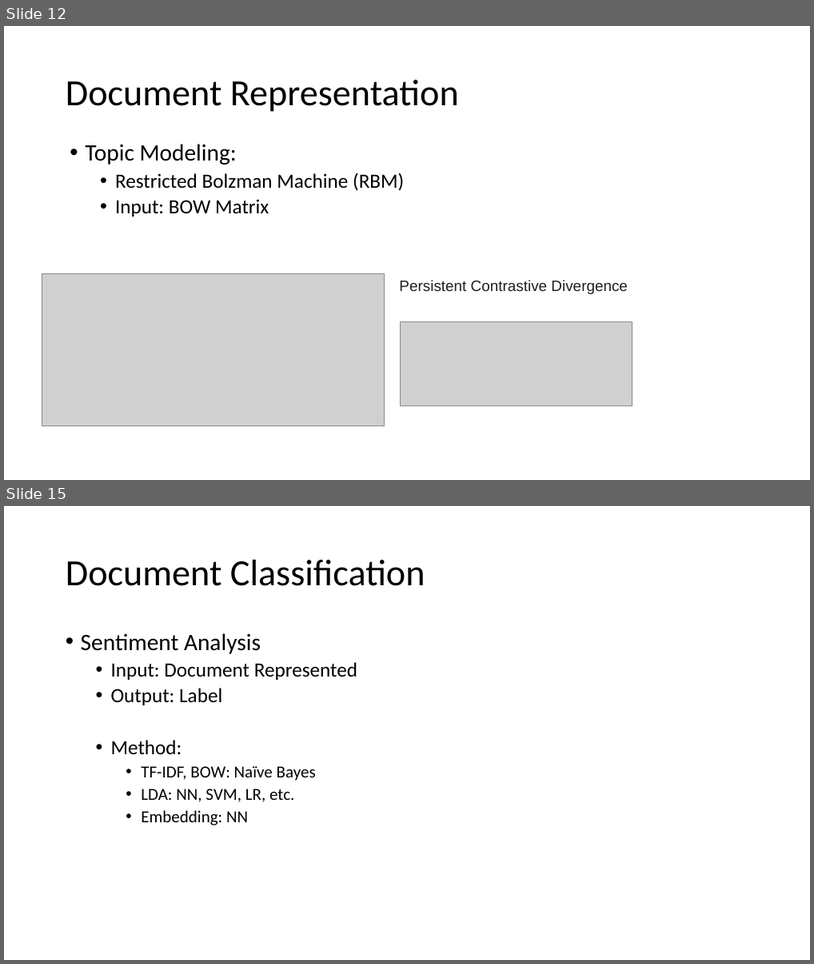
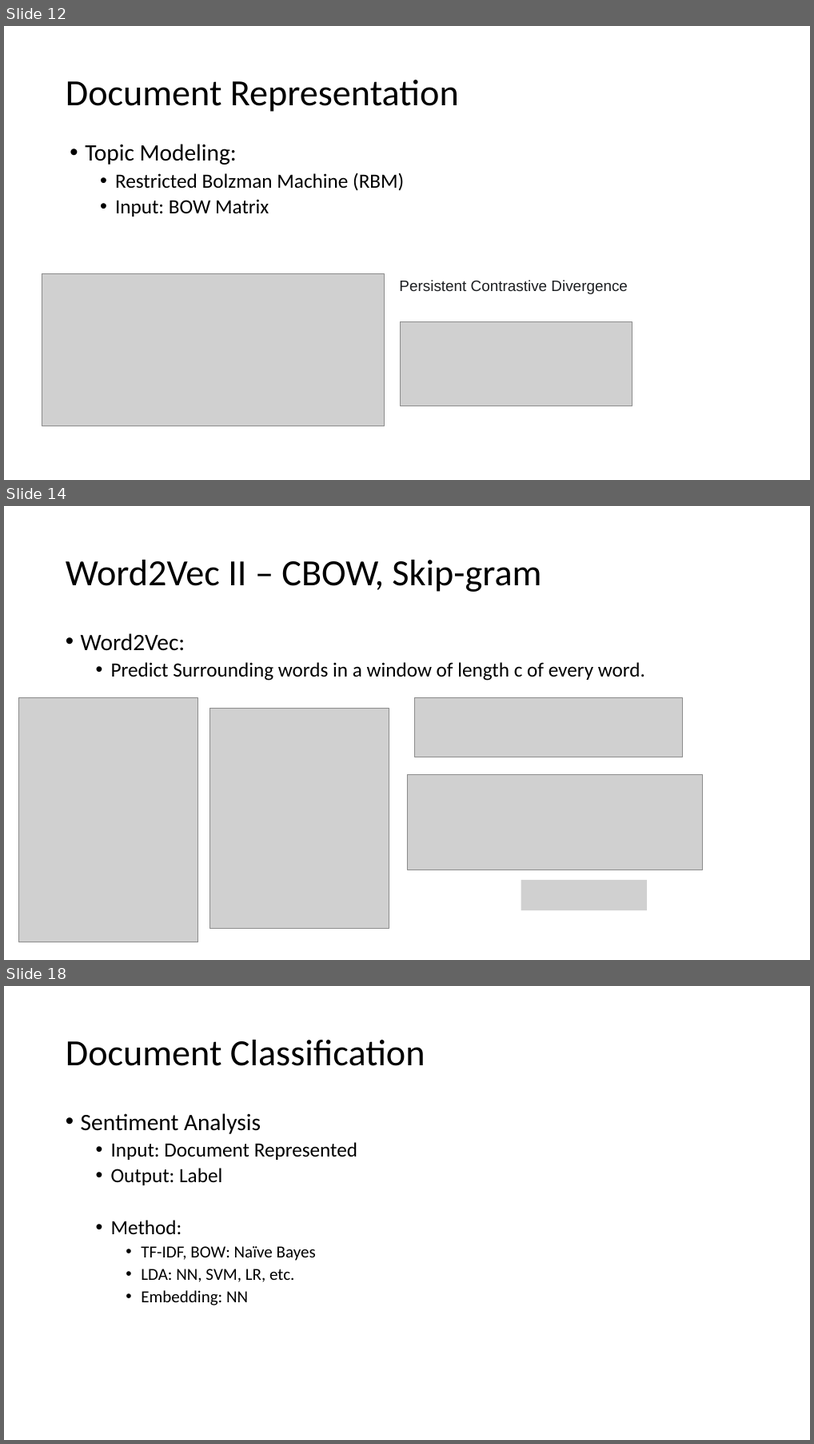
Before and after one commit to jirachikai/nlp-tutorial, a slide deck: slides.pptx. Shown one above the other, each under a label of ours: slides 12 and 15 before the commit, slides 12, 14 and 18 after it; the slides between them are not shown. The pictures are 814x964 and 814x1444 pixels, drawn with LibreOffice and Linux fonts; fonts in the diff are those of the drawing; grey boxes stand for pictures. Boxes give left, top, right and bottom in pixels: in the first picture for what was removed or moved away, otherwise in the second. Text is boxed around its words. In the diff, an @@ line names an element or a change of style, - is before the commit and + after.

```diff
--- a/slides.pptx
+++ b/slides.pptx
@@ slide 14 added at box(4, 506, 810, 960), background #FFFFFF @@
@@ title added at box(66, 560, 542, 592), 44 pt, text #000000 @@
+Word2Vec II – CBOW, Skip-gram
@@ text added at box(81, 633, 646, 680), 24 pt, text #000000 @@
+• Word2Vec:
+  • Predict Surrounding words in a window of length c of every word.
@@ picture added at box(19, 697, 198, 941) @@
@@ picture added at box(415, 697, 683, 757) @@
@@ picture added at box(210, 708, 390, 928) @@
@@ picture added at box(407, 774, 703, 869) @@
@@ picture added at box(522, 880, 647, 910) @@
@@ what was slide 15 is now slide 18 @@
```
Also in this commit, not shown: 3 slides changed, 2 other slides added.
